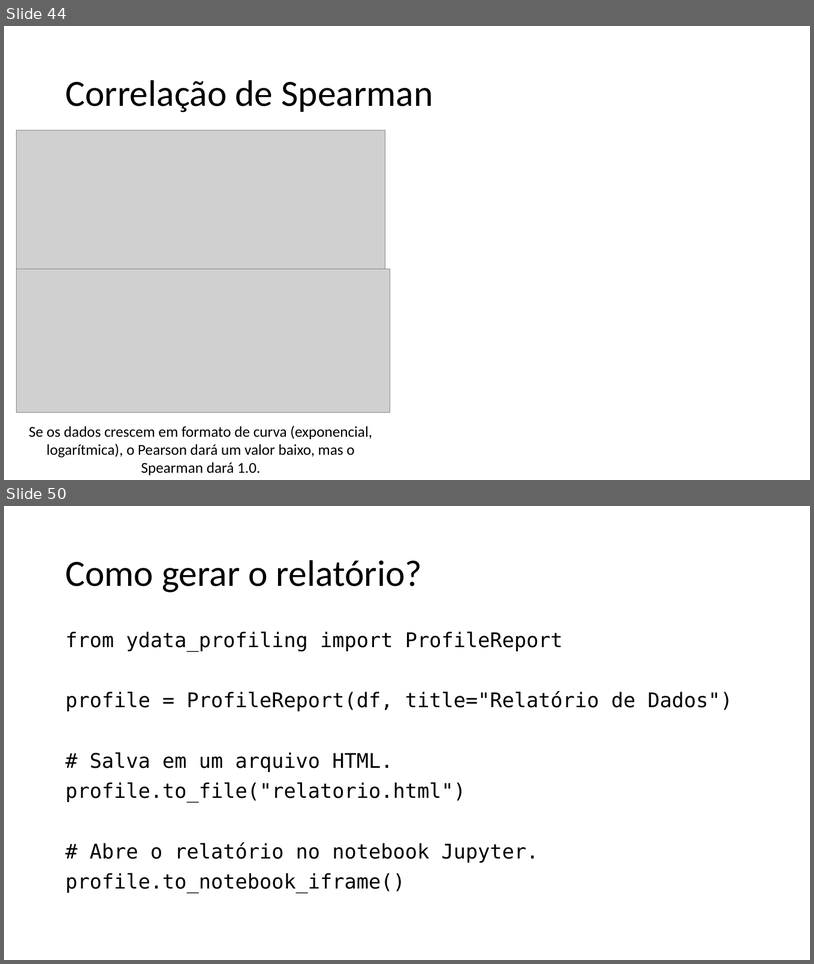
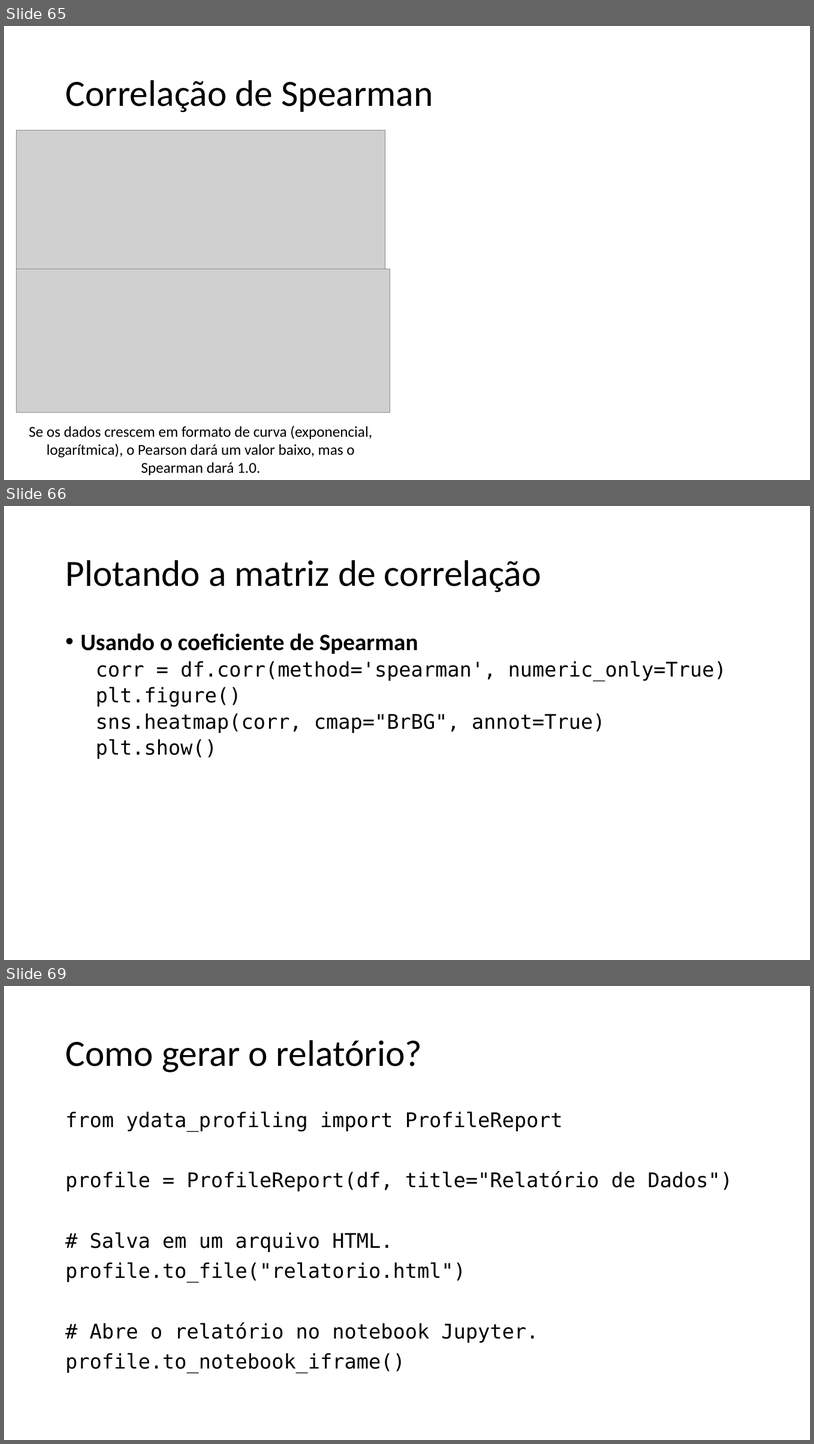
Before and after one commit to zz4fap/c24_inteligencia_artificial, a slide deck: slides/C24_EDA.pptx. Shown one above the other, each under a label of ours: slides 44 and 50 before the commit, slides 65, 66 and 69 after it; the slides between them are not shown. The pictures are 814x964 and 814x1444 pixels, drawn with LibreOffice and Linux fonts; fonts in the diff are those of the drawing; grey boxes stand for pictures. Boxes give left, top, right and bottom in pixels: in the first picture for what was removed or moved away, otherwise in the second. Text is boxed around its words. In the diff, an @@ line names an element or a change of style, - is before the commit and + after.

```diff
--- a/slides/C24_EDA.pptx
+++ b/slides/C24_EDA.pptx
@@ slide 66 added at (4, 506, 810, 960), background #FFFFFF @@
@@ title added at (65, 560, 542, 592), 44 pt, text #000000 @@
+Plotando a matriz de correlação
@@ text added at (81, 633, 727, 759), 24 pt, text #000000 @@
+• Usando o coeficiente de Spearman
+  corr = df.corr(method='spearman', numeric_only=True)
+  plt.figure()
+  sns.heatmap(corr, cmap="BrBG", annot=True)
+  plt.show()
@@ what was slide 44 is now slide 65 @@
@@ what was slide 50 is now slide 69 @@
```
Also in this commit, not shown: 20 slides changed, 6 other slides added, 1 other file.
